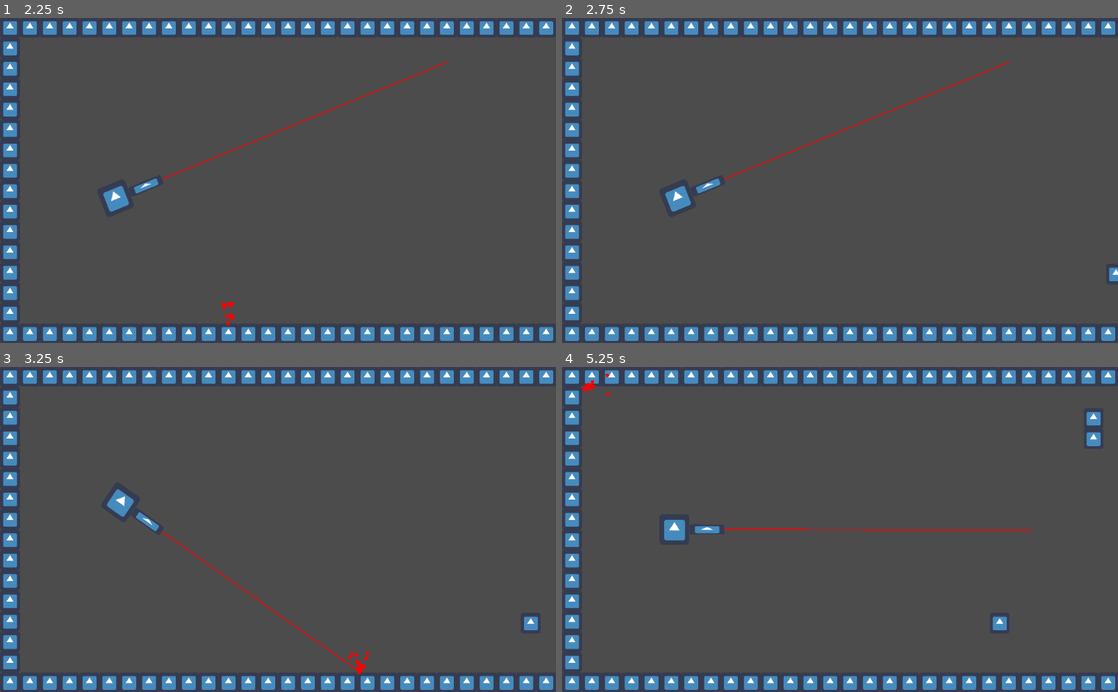
Above: before the commit, frames 1-4 (two rows, left to right).
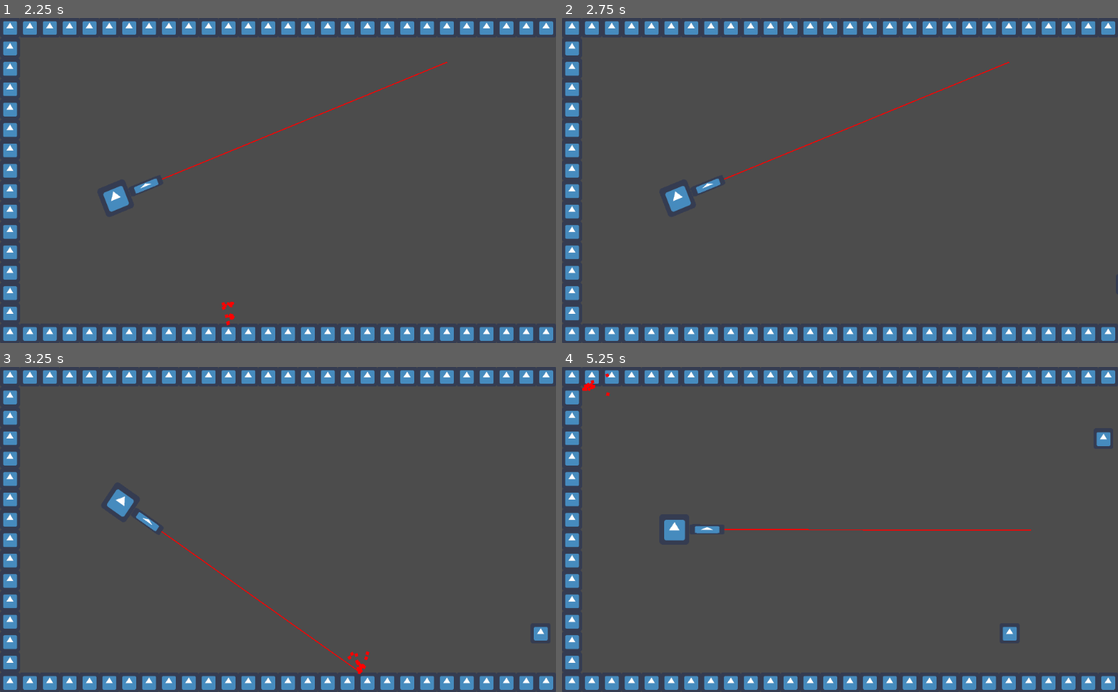
Above: after the commit, the same moments.

Repository: mateoox600/LaserFighter
Game: Godot game, scene res://Game.tscn
The game is run twice, just before and just after one commit, with the same random seed, the same clock (stepped at 60 frames per second) and the same inputs. The engine's default icon, where the game draws it, is replaced by a stand-in: a white triangle on a blue panel in a dark square.
Inputs (mouse positions are in pixels of both pictures, inside the frame that each line leads up to):
- Up to frame 1 (2.25 s): move the mouse to (400, 164) at 0.52 s; hold D (right) 0.53-1.28 s; tap Enter at 1.25 s; move the mouse to (166, 196) at 1.27 s; hold Q (left) 1.28-2.03 s; move the mouse to (333, 109) at 2.02 s; hold D (right) from 2.03 s (still down)
- Up to frame 2 (2.75 s): keep holding D (right)
- Up to frame 3 (3.25 s): keep holding D (right); move the mouse to (250, 594) at 2.77 s
- Up to frame 4 (5.25 s): move the mouse to (1006, 578) at 3.52 s; release D (right) at 3.53 s; hold Q (left) from 3.53 s (still down); move the mouse to (673, 480) at 4.27 s; move the mouse to (867, 529) at 5.02 s

Frame 1 is identical in both runs. In frame 2, less than 0.1% of the frame differs, in the area x 98-100%, y 76-81%; in frame 3, 0.2%; in frame 4, 0.5%, in the area x 77-99%, y 13-85%.

Commit message:
Koneko 2

Diff:
--- a/Game.gd
+++ b/Game.gd
@@ -5,8 +5,7 @@
 onready var player = $Player
 onready var player_laser = $Player/Laser
 onready var gameloop_timer = $GameLoop
-onready var walls_sprite = load("res://icon.png")
-onready var platform = preload("res://platform/Mob.tscn")
+#onready var mob_instance = preload("res://mobs/Mob.tscn")
 
 func _ready():
 	randomize()
@@ -20,17 +19,17 @@
 
 
 func _on_Area2D_body_entered(body):
-	if body is KinematicBody2D and body.get_filename() == platform.get_path():
+	if body is Mob:
 		player.damage(5)
 		body.queue_free()
 
 
 func _on_GameLoop_timeout():
-	var mob = platform.instance()
+	var mob_instance = load("res://mobs/Mob.tscn")
+	var mob = mob_instance.instance()
 	var size_number = randi()%4
 	mob.width = 1
 	mob.height = size_number
-	mob.sprite = walls_sprite
 	mob.scale = Vector2(0.5, 0.5)
 	var y_spawn = rand_range(64+size_number/2*64*mob.scale.x, 15*64-size_number/2*64*mob.scale.x)
 	mob.global_position = Vector2(2048, y_spawn)
--- a/platform/Mob.gd
+++ b/mobs/Mob.gd
@@ -1,4 +1,6 @@
 extends KinematicBody2D
+
+class_name Mob
 
 onready var collider = $CollisionShape2D
 onready var texture_rect = $TextureRect
@@ -6,17 +8,10 @@
 export var health:float = 10.0
 export var width:int = 1
 export var height:int = 1
-export var sprite:Texture = null
 export var is_colliding:bool = true
 
 func _ready() -> void:
-	if sprite == null:
-		collider.shape.set_extents(Vector2(float(32*width-1), float(32*height-1)))
-	else:
-		texture_rect.texture = sprite
-		texture_rect.rect_size = Vector2(sprite.get_width()*width, sprite.get_height()*height)
-		texture_rect.rect_position = -Vector2(sprite.get_width()*width, sprite.get_height()*height)
-		collider.shape.set_extents(Vector2(float(sprite.get_width()*width-1), float(sprite.get_height()*height-1)))
+	collider.shape.set_extents(Vector2(float(32*width-1), float(32*height-1)))
 	collider.disabled = !is_colliding
 
 func _physics_process(delta):
--- a/platform/Mob.tscn
+++ b/mobs/Mob.tscn
@@ -1,7 +1,7 @@
 [gd_scene load_steps=4 format=2]
 
 [ext_resource path="res://icon.png" type="Texture" id=1]
-[ext_resource path="res://platform/Mob.gd" type="Script" id=2]
+[ext_resource path="res://mobs/Mob.gd" type="Script" id=2]
 
 [sub_resource type="RectangleShape2D" id=1]
 extents = Vector2( 0, 64 )
--- a/project.godot
+++ b/project.godot
@@ -8,9 +8,14 @@
 
 config_version=4
 
-_global_script_classes=[  ]
+_global_script_classes=[ {
+"base": "KinematicBody2D",
+"class": "Mob",
+"language": "GDScript",
+"path": "res://mobs/Mob.gd"
+} ]
 _global_script_class_icons={
-
+"Mob": ""
 }
 
 [application]
